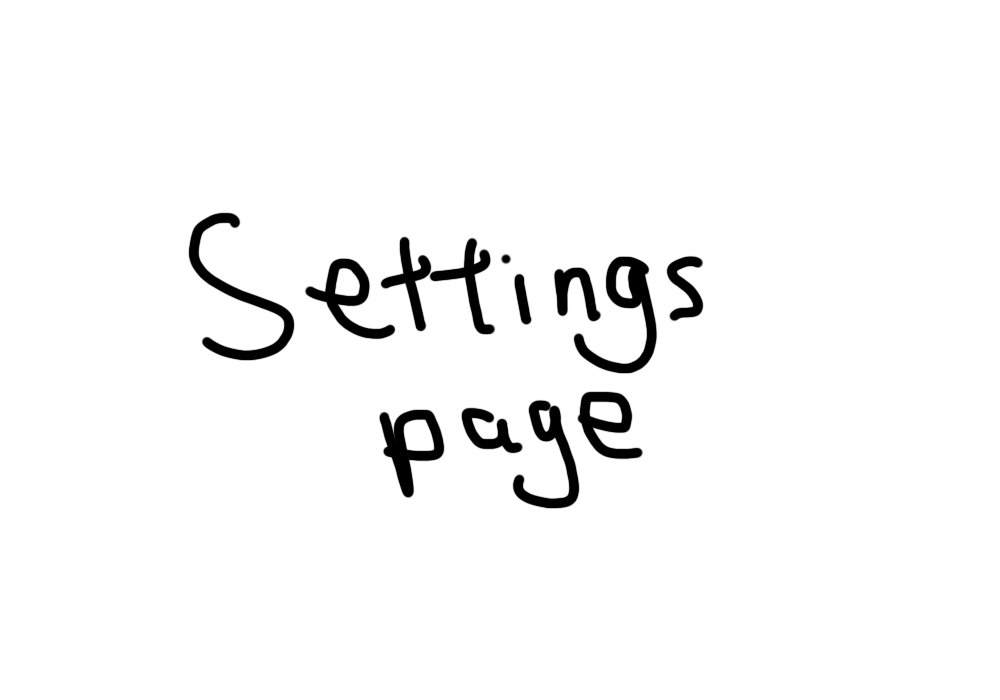
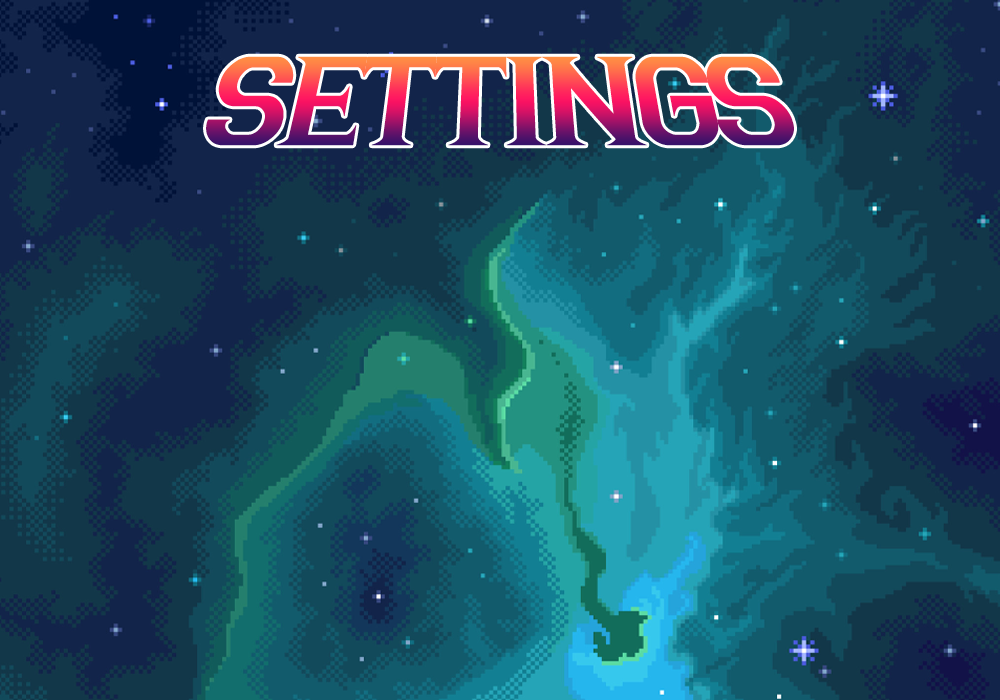
Layers edited between the first and the second 1000 × 700 image:
added layer "SETTINGS" above "Layer 1" over (x1=206, y1=56, x2=794, y2=146)
added layer "Layer 1" above "Background" over (x1=0, y1=0, x2=1000, y2=700)
added layer "Background" over (x1=0, y1=0, x2=1000, y2=700)
